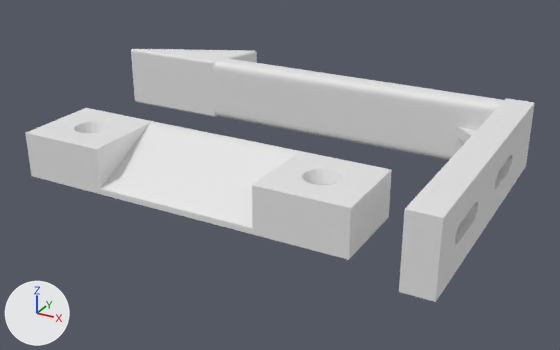
Two versions of the Blender file child_lock/child_lock.blend, one commit apart.
The view is the same before and after, from a camera (50 mm lens) standing at (67.1, -111.7, 54.2) and looking at (6.1, -0.9, -1.2). The axes (+X, +Y, +Z) are drawn at lower left. The lights are the same throughout.

Script lines for the objects in view, before the commit:
```python
me_cabinet_child_lock = bpy.data.meshes.new('Cabinet Child Lock')
me_cabinet_child_lock.from_pydata(...)  # 229 vertices, 462 faces; spans x 14.5..74.5, y -30.0..-15.0, z -6.0..2.0
me_cube = bpy.data.meshes.new('Cube')
me_cube.from_pydata([(-20.0, -3.0, -6.0), (-20.0, -3.0, 6.0), (-20.0, -2.0, -6.0), (-20.0, -2.0, 6.0), (1.3, -3.0, -6.0), (1.3, -3.0, 6.0), (4.7, 12.0, -6.0), (4.7, 12.0, 6.0)], [], [(0, 1, 3, 2), (2, 3, 7, 6), (6, 7, 5, 4), (4, 5, 1, 0), (2, 6, 4, 0), (7, 3, 1, 5)])
me_cube_001 = bpy.data.meshes.new('Cube.001')
me_cube_001.from_pydata(...)  # 136 vertices, 72 faces; spans x -1.0..1.0, y 0.0..50.0, z -6.0..6.0
ob_cabinet_child_lock = bpy.data.objects.new('Cabinet Child Lock', me_cabinet_child_lock)
ob_cabinet_child_lock.location = (-44.5, 5.5, 6.0)
_m = ob_cabinet_child_lock.modifiers.new('Bevel', 'BEVEL')
_m.width = 1.0
_m.width_pct = 1.0
_m.segments = 20
_m.limit_method = 'NONE'
ob_cube = bpy.data.objects.new('Cube', me_cube)
ob_cube.location = (-20.0, 18.6, 6.0)
ob_cube.scale = (1.0, 0.833, 1.0)
_m = ob_cube.modifiers.new('Bevel', 'BEVEL')
_m.width = 10.0
_m.width_pct = 10.0
_m.segments = 20
_m.limit_method = 'NONE'
_m.offset_type = 'WIDTH'
ob_mount = bpy.data.objects.new('mount', me_cube_001)
ob_mount.location = (41.5, -29.0, 6.0)
ob_mount.scale = (2.5, 1.0, 1.0)
_m = ob_mount.modifiers.new('Bevel', 'BEVEL')
_m.width = 10.0
_m.width_pct = 10.0
_m.segments = 20
_m.limit_method = 'NONE'
_m.profile = 0.7
# also in view: 'shaft' at (9.7, 18.6, 6.0)
```
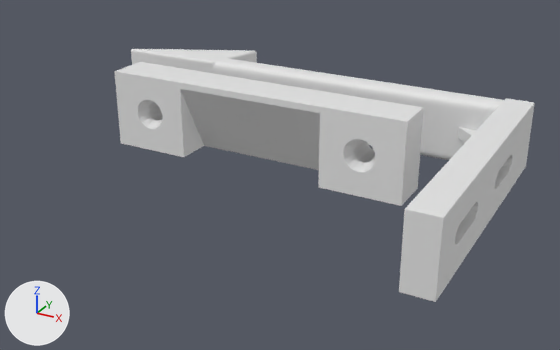
Commit message: fixed child lock printing off plaatform

Pixel boxes [x1, y1, x2, y2] of what changed, in the pictures (560 x 350 px):
'Cabinet Child Lock', moved, turned
    before: [26, 108, 392, 260]
    after: [114, 62, 424, 206]
'Cube', unchanged, covered by the edit
    before: [131, 49, 257, 117]
    after: [131, 49, 257, 73]

What the commit changed:
me_cabinet_child_lock has 229 vertices, 462 faces and spans x 14.5..74.5, y -30.0..-15.0, z -6.0..2.0.
me_cabinet_child_lock is used by ob_cabinet_child_lock; location (-44.5, 5.5, 6.0).
me_cabinet_child_lock part 1: the whole mesh is moved by (-36.4, 15.0, 0.7).
Object 'Cabinet Child Lock' (ob_cabinet_child_lock) moves from (-44.5, 5.5, 6.0) to (-9.9, 3.8, 12.0).
Object 'Cabinet Child Lock' (ob_cabinet_child_lock) turns from (0, 0, 0) to (90, 0, 0) degrees about x, y and z.
